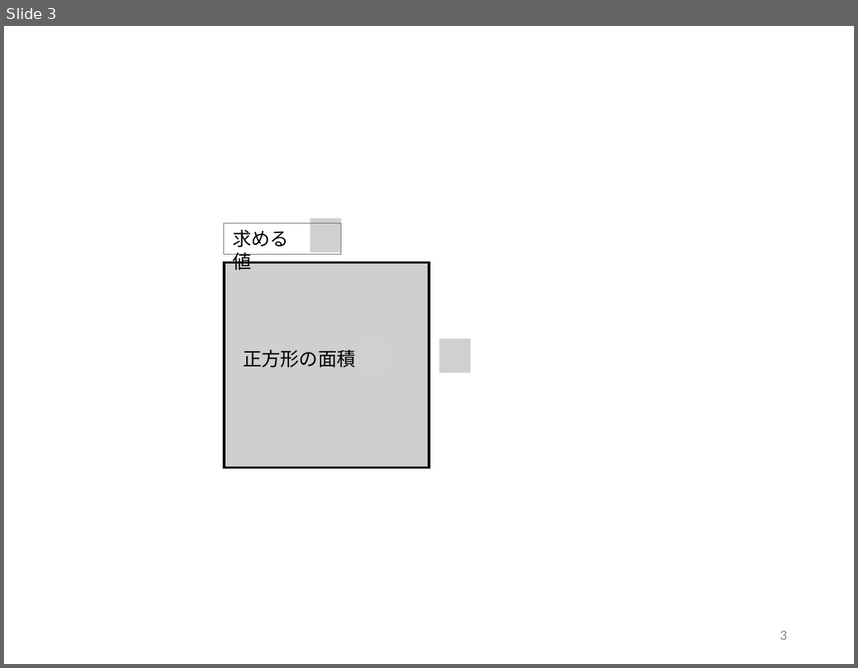
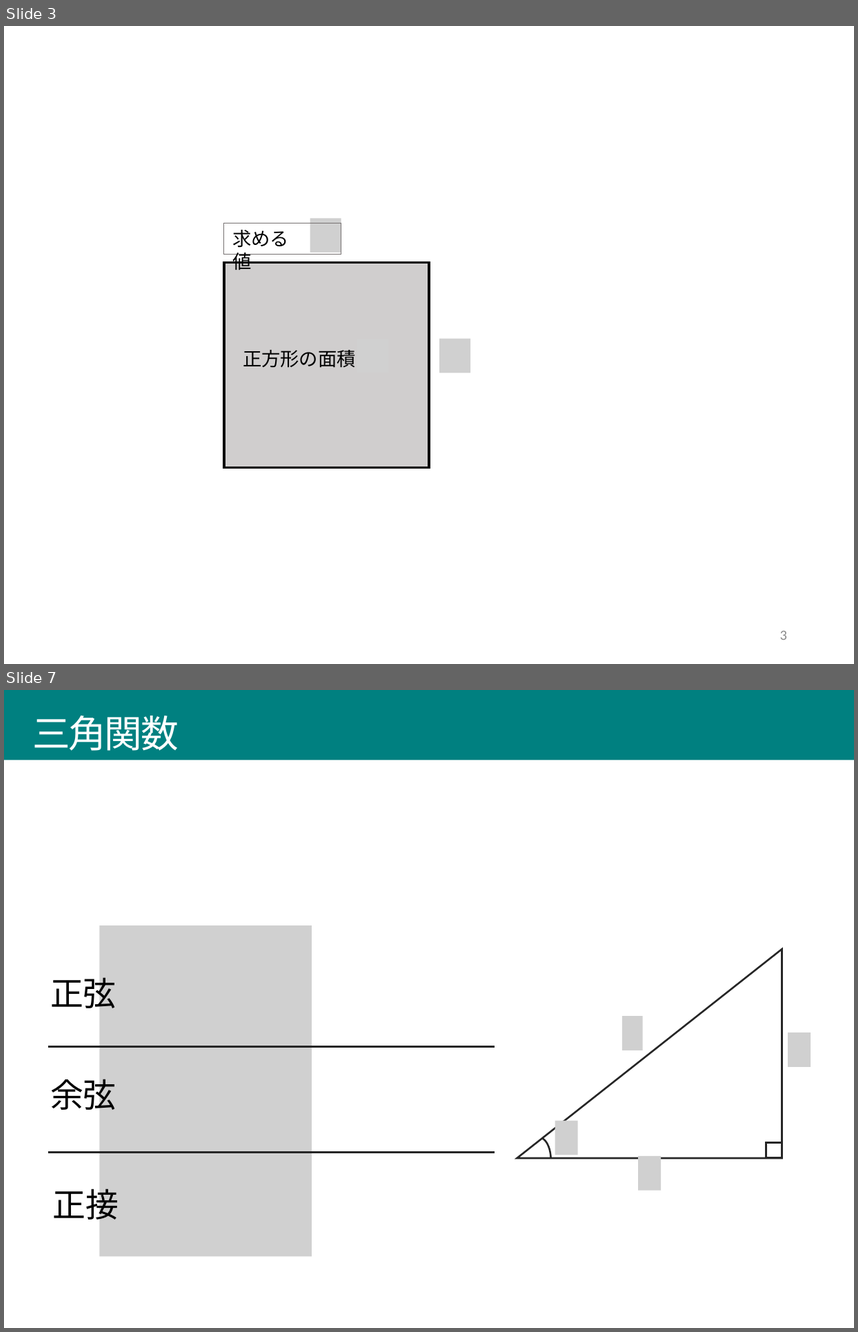
Before and after one commit to afukushimagit/afukushimagit.github.io, a slide deck: images/calv_variable/図素材.pptx. Shown one above the other, each under a label of ours: slide 3 before the commit, slides 3 and 7 after it; the slides between them are not shown. The pictures are 858x668 and 858x1332 pixels, drawn with LibreOffice and Linux fonts; fonts in the diff are those of the drawing; grey boxes stand for pictures. Boxes give left, top, right and bottom in pixels: in the first picture for what was removed or moved away, otherwise in the second. Text is boxed around its words. In the diff, an @@ line names an element or a change of style, - is before the commit and + after.

Commit message:
三角関数当たり

```diff
--- a/images/calv_variable/図素材.pptx
+++ b/images/calv_variable/図素材.pptx
@@ slide 7 added at [4, 690, 854, 1328], background #FFFFFF @@
@@ title added at [4, 690, 854, 760], fill #008080, 32 pt, text #FFFFFF @@
+三角関数
@@ picture added at [99, 925, 312, 1256] @@
@@ right triangle added at [517, 949, 783, 1159], outline #262626 1.5 pt @@
@@ text added at [50, 972, 116, 1014], 28 pt, text #000000 @@
+正弦
@@ picture added at [622, 1016, 642, 1049] @@
@@ picture added at [788, 1032, 811, 1067] @@
@@ line added from (48, 1046) to (495, 1046), #262626 1.5 pt @@
@@ text added at [50, 1073, 116, 1115], 28 pt, text #000000 @@
+余弦
@@ picture added at [555, 1120, 578, 1154] @@
@@ arc (boxed as its full ellipse) added at [528, 1137, 550, 1182], outline #262626 1.5 pt @@
@@ rectangle added at [766, 1142, 782, 1158], outline #262626 1.5 pt @@
@@ line added from (48, 1152) to (495, 1152), #262626 1.5 pt @@
@@ picture added at [638, 1156, 661, 1190] @@
@@ text added at [52, 1183, 119, 1225], 28 pt, text #000000 @@
+正接
```
Also in this commit, not shown: 3 other slides added, 6 other files.
